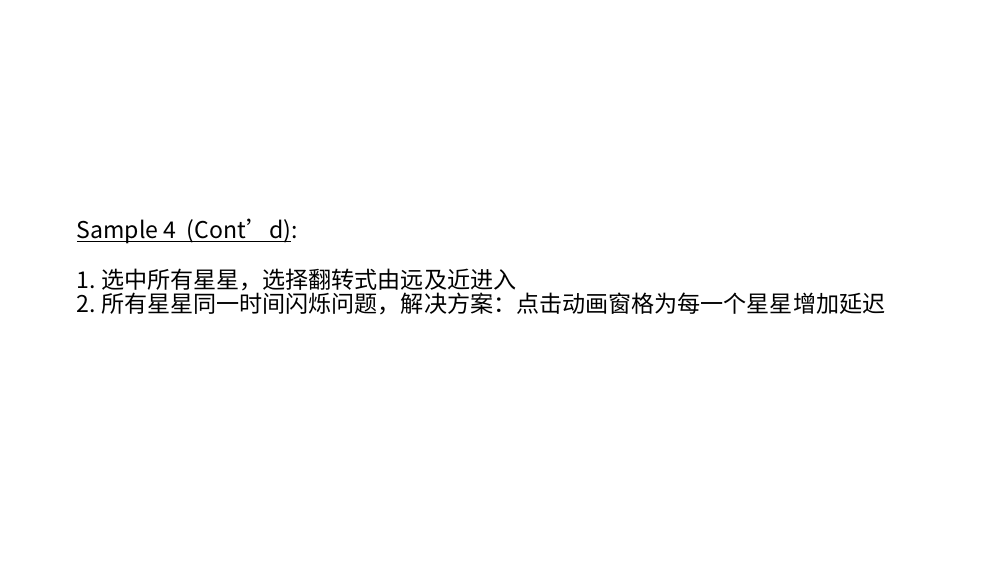
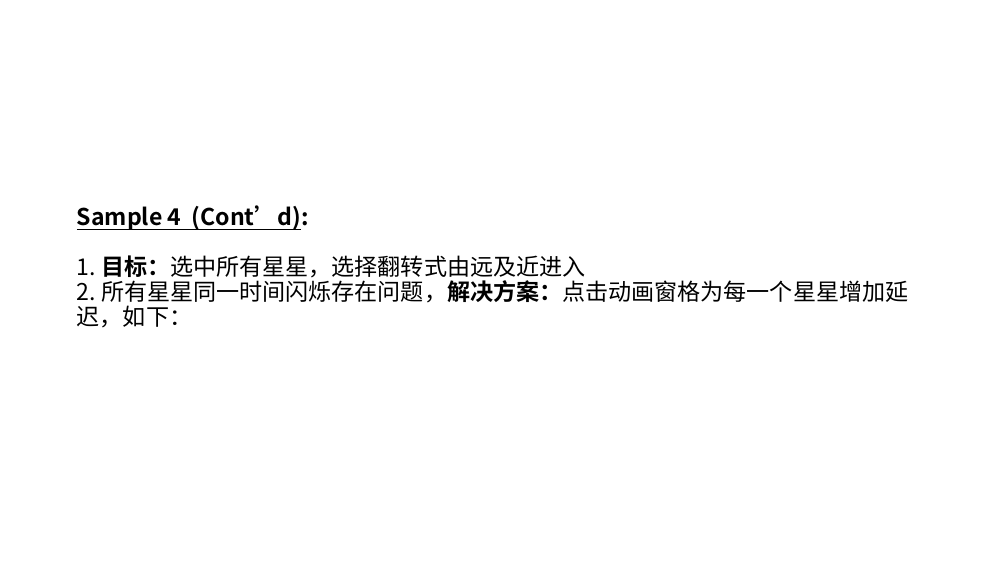
Before and after one commit to Canhui/PPT_Animation_Samples, a slide deck: slide 8 of PPT-Animation-Samples (Part 1).pptx. Drawn at 1008x567 pixels with LibreOffice and Linux fonts; fonts in the diff are those of the drawing. Boxes give left, top, right and bottom in pixels: in the first picture for what was removed or moved away, otherwise in the second. Text is boxed around its words. In the diff, an @@ line names an element or a change of style, - is before the commit and + after.

```diff
--- a/PPT-Animation-Samples (Part 1).pptx
+++ b/PPT-Animation-Samples (Part 1).pptx
@@ title at box(77, 205, 908, 328): text changed @@
-Sample 4 (Cont’d):
-1. 选中所有星星，选择翻转式由远及近进入
-2. 所有星星同一时间闪烁问题，解决方案：点击动画窗格为每一个星星增加延迟
+Sample 4 (Cont’d):
+1. 目标：选中所有星星，选择翻转式由远及近进入
+2. 所有星星同一时间闪烁存在问题，解决方案：点击动画窗格为每一个星星增加延迟，如下：
```
Also in this commit, not shown: 4 other slides changed, 7 slides added, 1 other file.
